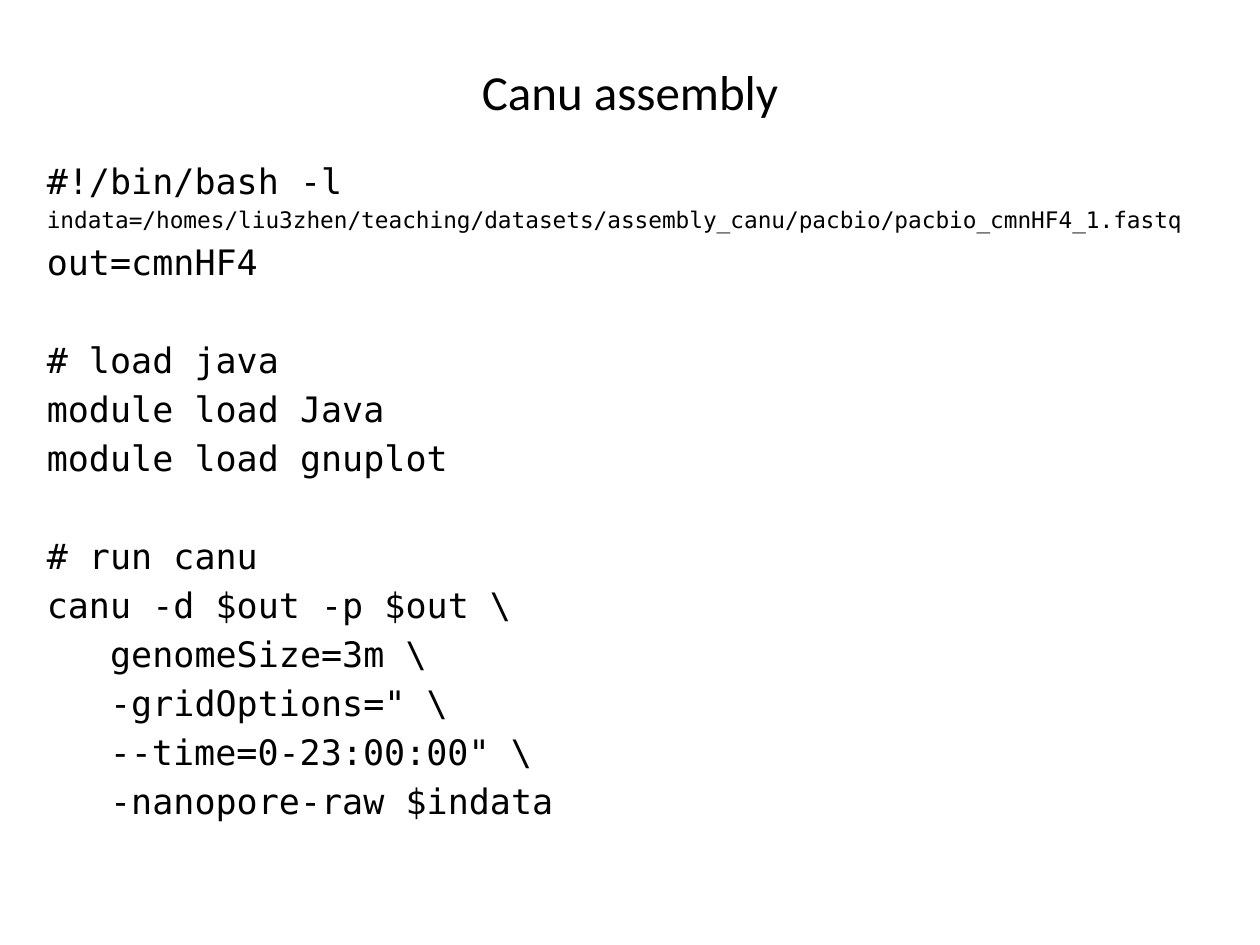
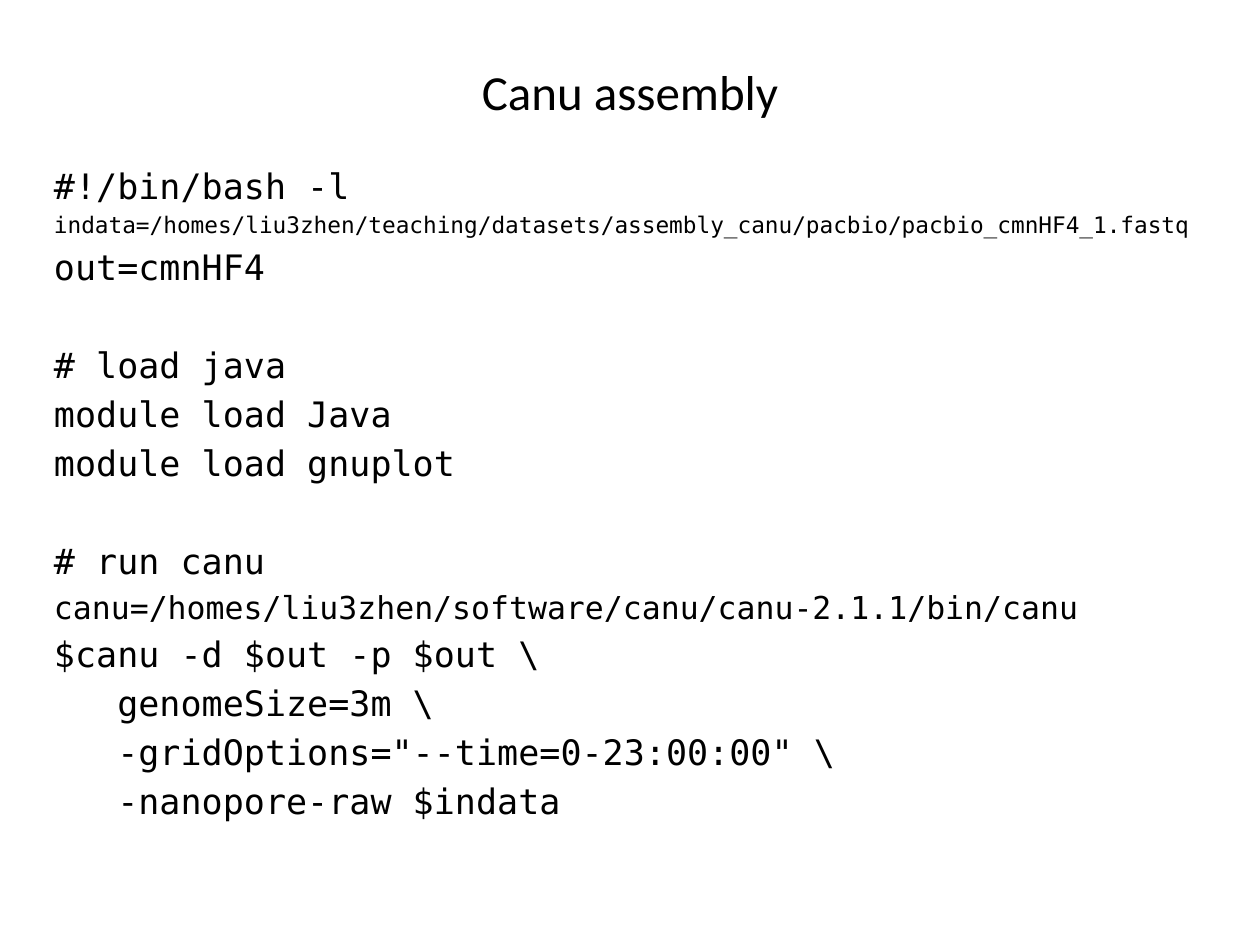
Before and after one commit to liu3zhenlab/teaching, a slide deck: slide 22 of PLPTH813Bioinformatis/2021/labs/lab10_assembly.pptx. Drawn at 1260x945 pixels with LibreOffice and Linux fonts; fonts in the diff are those of the drawing. Boxes give left, top, right and bottom in pixels: in the first picture for what was removed or moved away, otherwise in the second. Text is boxed around its words. In the diff, an @@ line names an element or a change of style, - is before the commit and + after.

```diff
--- a/PLPTH813Bioinformatis/2021/labs/lab10_assembly.pptx
+++ b/PLPTH813Bioinformatis/2021/labs/lab10_assembly.pptx
@@ text "#!/bin/bash -l": place and size @@
-text "#!/bin/bash -l" at (47,167,1182,822)
+text "#!/bin/bash -l" at (54,172,1189,822)
@@ text at (54,595,1078,675): text changed; size 20 to 18 pt @@
-canu -d $out -p $out \
+canu=/homes/liu3zhen/software/canu/canu-2.1.1/bin/canu
+$canu -d $out -p $out \
@@ text at (117,738,792,773): text changed @@
--gridOptions=" \
---time=0-23:00:00" \
+-gridOptions="--time=0-23:00:00" \
```
Also in this commit, not shown: 7 other slides changed, 1 slide removed, 6 other files.
